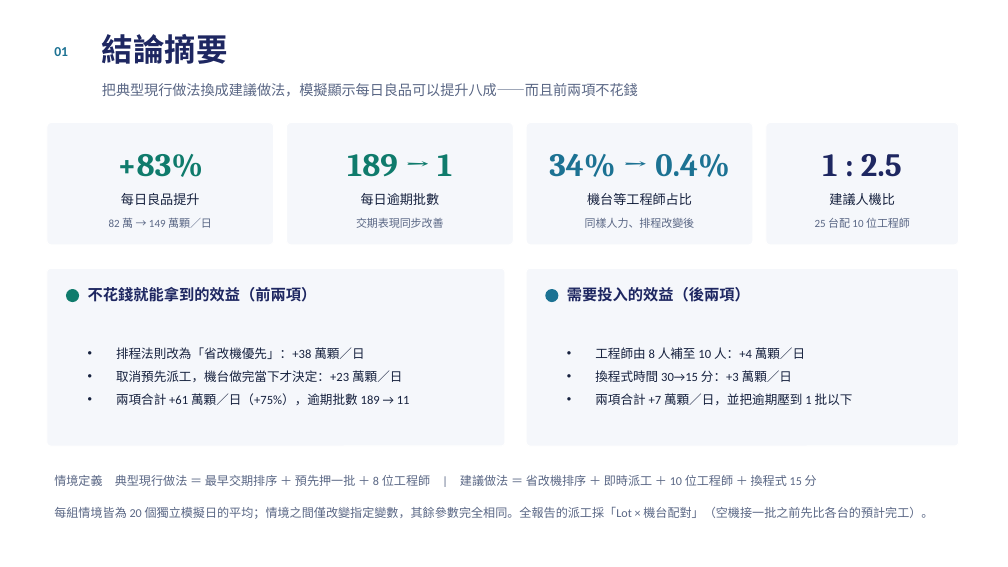
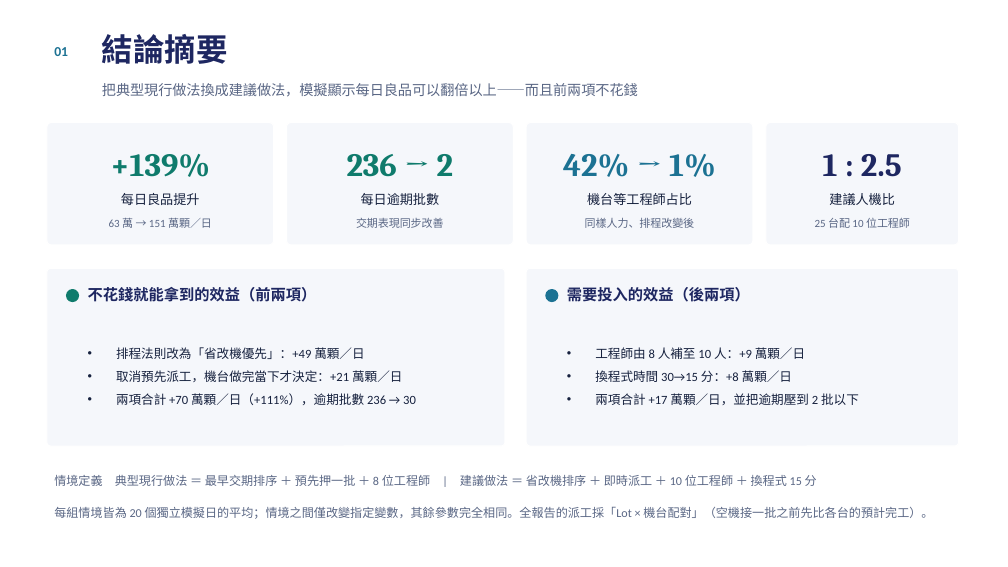
Before and after one commit to cnshow2025/my-factory, a slide deck: slide 2 of docs/測試排程分析報告.pptx. Drawn at 1008x567 pixels with LibreOffice and Linux fonts; fonts in the diff are those of the drawing. Boxes give left, top, right and bottom in pixels: in the first picture for what was removed or moved away, otherwise in the second. Text is boxed around its words. In the diff, an @@ line names an element or a change of style, - is before the commit and + after.

```diff
--- a/docs/測試排程分析報告.pptx
+++ b/docs/測試排程分析報告.pptx
@@ text at (102,83,638,97): text changed @@
-把典型現行做法換成建議做法，模擬顯示每日良品可以提升八成——而且前兩項不花錢
+把典型現行做法換成建議做法，模擬顯示每日良品可以翻倍以上——而且前兩項不花錢
@@ text at (110,154,210,177): text changed @@
-+83%
++139%
@@ text at (347,154,454,177): text changed @@
-189 → 1
+236 → 2
@@ text at (563,154,716,177): text changed @@
-34% → 0.4%
+42% → 1%
@@ text at (109,218,212,228): text changed @@
-82 萬 → 149 萬顆／日
+63 萬 → 151 萬顆／日
@@ text at (116,347,416,405): text changed @@
-• 排程法則改為「省改機優先」：+38 萬顆／日
-• 取消預先派工，機台做完當下才決定：+23 萬顆／日
-• 兩項合計 +61 萬顆／日（+75%），逾期批數 189 → 11
+• 排程法則改為「省改機優先」：+49 萬顆／日
+• 取消預先派工，機台做完當下才決定：+21 萬顆／日
+• 兩項合計 +70 萬顆／日（+111%），逾期批數 236 → 30
@@ text at (595,347,859,405): text changed @@
-• 工程師由 8 人補至 10 人：+4 萬顆／日
-• 換程式時間 30→15 分：+3 萬顆／日
-• 兩項合計 +7 萬顆／日，並把逾期壓到 1 批以下
+• 工程師由 8 人補至 10 人：+9 萬顆／日
+• 換程式時間 30→15 分：+8 萬顆／日
+• 兩項合計 +17 萬顆／日，並把逾期壓到 2 批以下
```
Also in this commit, not shown: 10 other slides changed, 17 other files.
